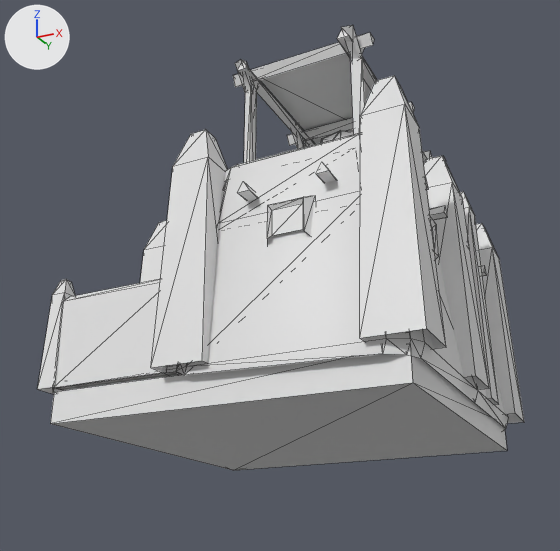
One commit to the COLLADA model art/meshes/structural/mande/storehouse.dae: the scene before it, then after it.
One viewpoint serves both versions: a 50 mm camera at (10.4, -22.6, -5.6) aimed at (-0.8, -0.2, 4.5). Arrows for +X, +Y and +Z are at upper left; the lights stay in place. The picture after the commit comes second. Mesh edges are drawn as thin lines. Vertices at exactly the same position are counted once.

In view in the first picture: 'storehouse'.
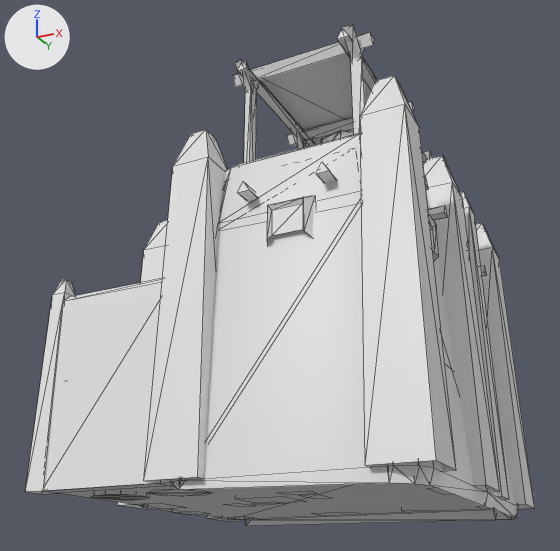
The change, as JSON lines over the scene's bpy script:
```json
{"block": "me_esfera_1020", "where": "# used by ob_storehouse; location = (0.0, 0.0, 0.0)"}
{"op": "remove", "block": "me_esfera_1020", "code": "me_esfera_1020.from_pydata(...)  # 1142 vertices, 1781 faces; spans x -6.54..5.72, y -5.73..6.43, z -1.06..10.82"}
{"op": "add", "block": "me_esfera_1020", "code": "me_esfera_1020.from_pydata(...)  # 1134 vertices, 1769 faces; spans x -6.54..5.72, y -5.73..6.43, z -3.37..10.82"}
{"block": "me_esfera_1020", "change": "me_esfera_1020 part 1: the loose piece of 8 vertices spanning x -5.95..5.12, y -5.13..5.74, z -1.06..-0.1 is deleted"}
{"block": "me_esfera_1020", "change": "me_esfera_1020 part 2"}
{"block": "me_esfera_1020", "change": "118 vertices in x -6.54..5.72, y -5.73..6.43, z -0.37..0.1 move by (0.0, 0.0, -3.0)"}
{"block": "me_esfera_1020", "change": "other edits to the shape of me_esfera_1020 do not show in these pictures"}
```

What differs and where, as boxes (x1, y1, x2, y2) in the pictures (560 x 551 px; the box of a moved part takes in the faces that stretch with it):
```json
{"object": "storehouse", "change": "reshaped", "before": [38, 25, 524, 470], "after": [25, 25, 535, 526], "on screen": "13% taller"}
{"part": 1, "of": "me_esfera_1020", "change": "deleted", "before": [51, 346, 507, 470]}
{"part": 2, "of": "me_esfera_1020", "change": "moved or reshaped", "before": [38, 106, 524, 430], "after": [25, 106, 535, 526]}
```
